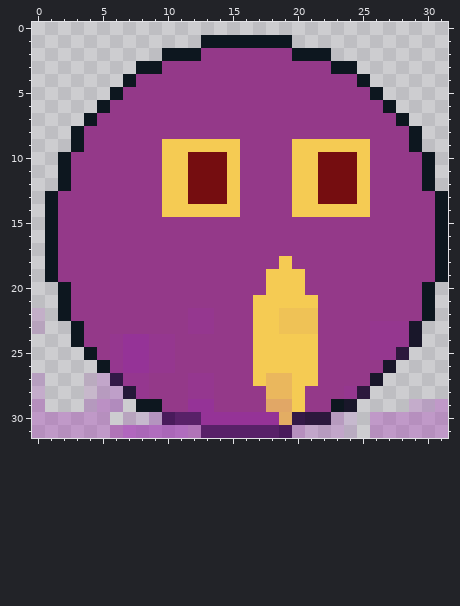
File history of a pixel-art sprite, character/r0.png. The first picture shows the starting point.
The file is 32x32 pixels. Pixels under 10% opacity are left out. Colours within 5 levels of each other are drawn and written as one.
Once edited:
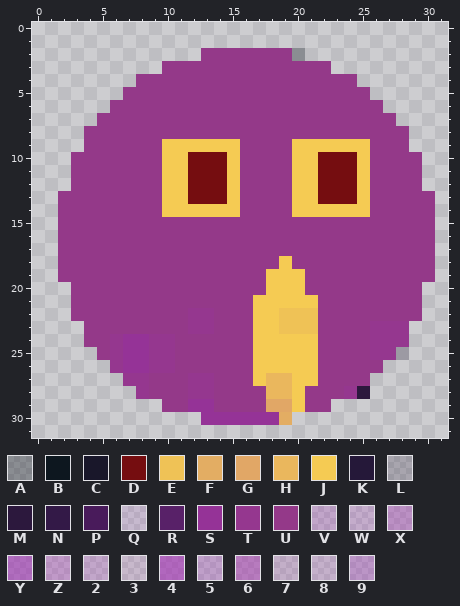
Palette (. is transparent): A #0c141d58  B #0d171f  C #19172a  D #750d10  E #efc256  F #e3ad63  G #e1a766  H #eab75d  J #f5cb53  K #251839  L #281b3639  M #2c183d  N #331947  P #491b5b  Q #9429bd1f  R #582168  S #953397  T #95378f  U #943989  V #971eb13b  W #9c1fb631  X #9c26af5d  Y #9b26b092  Z #a221b64d  2 #9e23b43a  3 #a22eaa21  4 #a027b29c  5 #9924b646  6 #a22dad83  7 #9933a832  8 #9b2cb12e  9 #992db55a
Difference:
y 1: x 13..19 BBBBBBB -> .......
y 2: x 10..12 BBB -> ...; x 20..22 BBB -> A..
y 3: x 8..9 BB -> ..; x 23..24 BB -> ..
y 4: x 7 B -> .; x 25 B -> .
y 5: x 6 B -> .; x 26 B -> .
y 6: x 5 B -> .; x 27 B -> .
y 7: x 4 B -> .; x 28 B -> .
y 8..9: x 3 B -> .; x 29 B -> .
y 10..12: x 2 B -> .; x 30 B -> .
y 13..19: x 1 B -> .; x 31 B -> .
y 20..21: x 2 B -> .; x 30 B -> .
y 22: x 0 7 -> .; x 2 B -> .; x 30 B -> .
y 23: x 0 7 -> .; x 3 B -> .; x 29 C -> .
y 24: x 3 B -> .; x 29 C -> .
y 25: x 4 B -> .; x 28 M -> L
y 26: x 5 B -> .; x 27 C -> .
y 27: x 0 W -> .; x 4..6 32N -> ...; x 26 C -> .
y 28: x 0 W -> .; x 4..7 325K -> ....
y 29: x 0 Z -> .; x 4..6 VX9 -> ...; x 8..9 BB -> ..; x 23..24 BC -> ..; x 29..31 WWZ -> ...
y 30: x 0..5 ZZZZZZ -> ......; x 7..12 8Q5PRR -> ......; x 20..24 NMM2Q -> .....; x 26..31 ZZZZZZ -> ......
y 31: x 0..24 ZZZZZZ64YYYY6RRRRRRPZ222Q -> .........................; x 26..31 ZZZZZZ -> ......
Pixel boxes of the changes (left, top, right, bottom) in both pictures:
changed: (32, 35, 448, 438)
